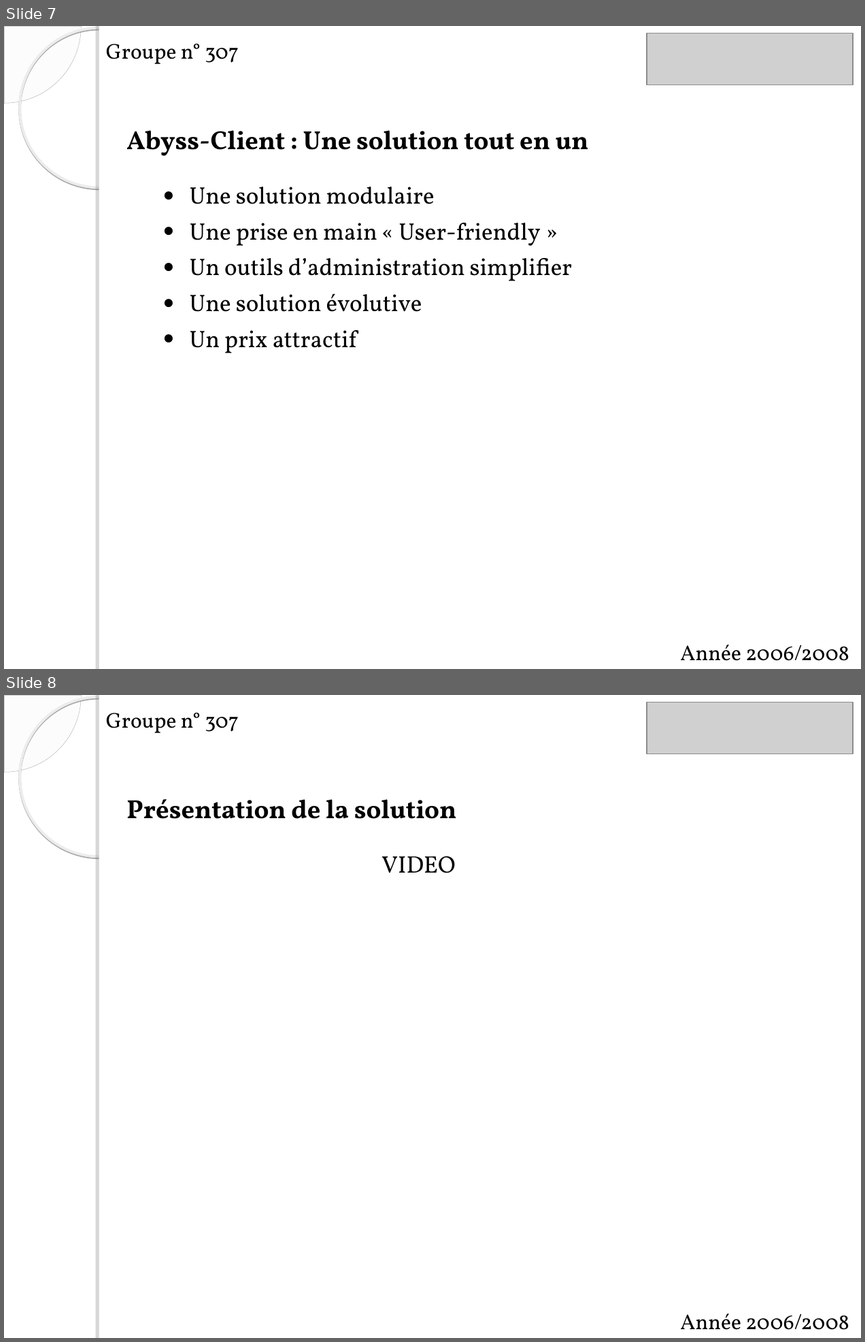
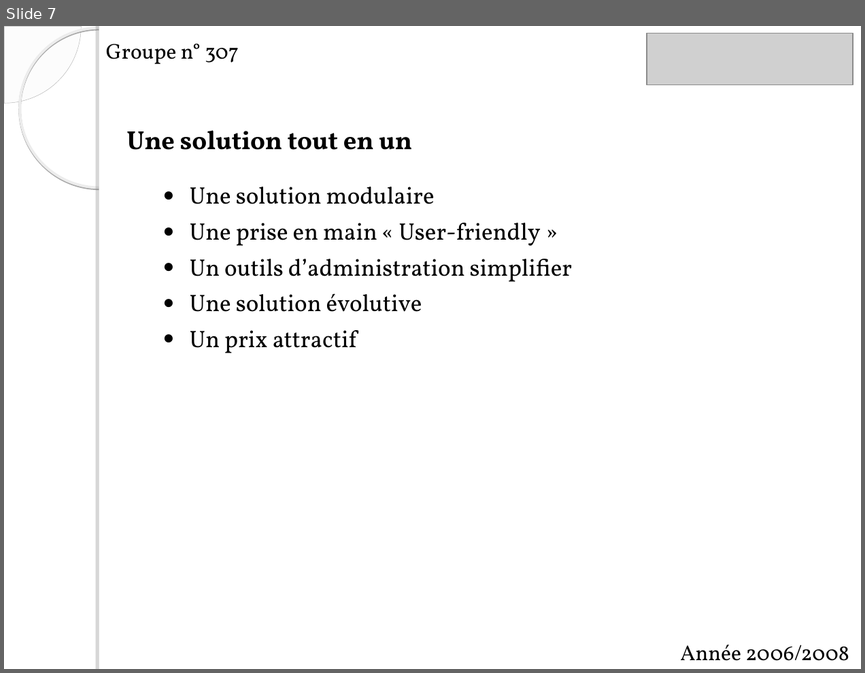
Before and after one commit to itsChris/abyss-project, a slide deck: ABYSS/doc/soutenance skar.ppt. Shown one above the other, each under a label of ours: slides 7 and 8 before the commit, slide 7 after it. The pictures are 865x1342 and 865x673 pixels, drawn with LibreOffice and Linux fonts; fonts in the diff are those of the drawing; grey boxes stand for pictures; background and template pictures are left out. Boxes give left, top, right and bottom in pixels: in the first picture for what was removed or moved away, otherwise in the second. Text is boxed around its words. In the diff, an @@ line names an element or a change of style, - is before the commit and + after.

```diff
--- a/ABYSS/doc/soutenance skar.ppt
+++ b/ABYSS/doc/soutenance skar.ppt
@@ slide 8 removed at (4,695,861,1338), background picture (left out); not listed: 4 template elements that a slide beside it also shows @@
@@ text removed at (106,713,239,733) @@
-Groupe n° 307
@@ picture removed at (647,702,852,754) @@
@@ text removed at (126,799,457,819) @@
-Présentation de la solution
@@ text removed at (381,856,456,873) @@
-VIDEO
@@ text removed at (680,1313,849,1329) @@
-Année 2006/2008
@@ slide 7 changed as well @@
@@ text at (126,130,412,150): text changed @@
-Abyss-Client : Une solution tout en un
+Une solution tout en un
```
Also in this commit, not shown: 6 other slides changed, 2 slides added, 5 other slides removed, 4 other files.
